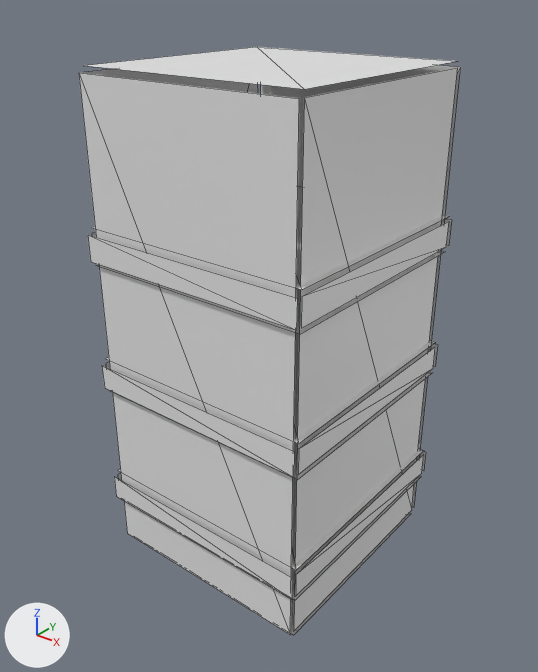
One commit to the OBJ model tools/armor_src/models/entity/tarwitch/legs_leg_l.obj: the scene before it, then after it.
Before and after are seen from a 50 mm lens placed at (0.626, -0.64, 0.826), pointed at (0.122, -0.011, 0.436). Every picture has the same lights, and +X, +Y and +Z are marked at lower left. The first picture is the older version. Mesh edges are drawn as thin lines. Where no turn or scale is listed for an object, it has been applied to the vertices.

Names of what the first picture shows: 'legs_leg_l'.
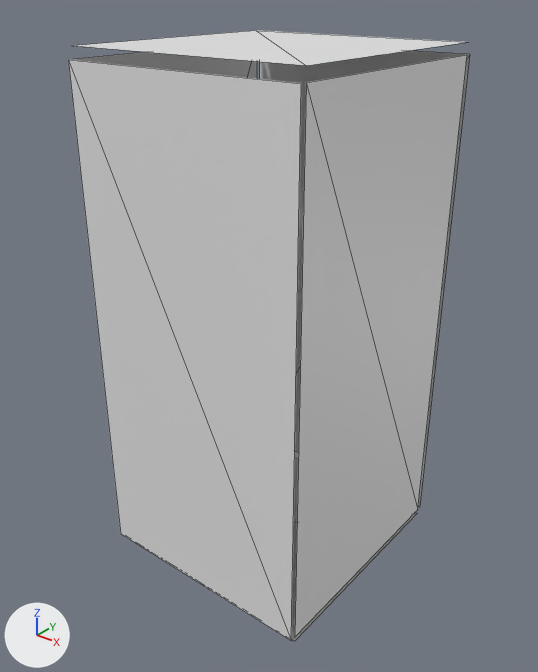
Location of each change, (x1, y1, x2, y2) in pixels of the pictures (538 x 672 px; the box of a moved part takes in the faces that stretch with it):
'legs_leg_l', reshaped: before (79, 47, 460, 635); after (68, 30, 470, 642)
part 1 of me_legs_leg_l, moved or reshaped: before (92, 186, 448, 290); after (74, 30, 465, 66)
part 2 of me_legs_leg_l, moved or reshaped: before (291, 476, 421, 601); after (291, 458, 417, 642)
part 3 of me_legs_leg_l, rebuilt: before (79, 73, 299, 634); after (68, 60, 301, 641)
part 4 of me_legs_leg_l, rebuilt: before (261, 65, 460, 508); after (260, 50, 470, 507)
part 5 of me_legs_leg_l, rebuilt: before (294, 67, 458, 631); after (295, 55, 467, 637)
part 6 of me_legs_leg_l, rebuilt: before (84, 69, 258, 93); after (73, 52, 257, 79)

Diff of the bpy script that builds the scene:
```diff
--- a/tools/armor_src/models/entity/tarwitch/legs_leg_l.obj.py
+++ b/tools/armor_src/models/entity/tarwitch/legs_leg_l.obj.py
@@ me_legs_leg_l @@
 # used by ob_legs_leg_l; location = (0.0, 0.0, 0.0)
-me_legs_leg_l.from_pydata(...)  # 96 vertices, 48 faces; spans x -0.022..0.266, y -0.15..0.15, z 0.144..0.744
+me_legs_leg_l.from_pydata(...)  # 24 vertices, 12 faces; spans x -0.022..0.266, y -0.15..0.15, z 0.144..0.762
+# me_legs_leg_l part 1: the loose piece of 4 vertices spanning x -0.022..0.266, y -0.144..0.144, z 0.575 is moved by (0.0, 0.0, 0.188)
+# me_legs_leg_l part 2: the loose piece of 4 vertices spanning x -0.022..0.266, y -0.144..0.144, z 0.206 is moved by (0.0, 0.0, -0.062)
+# me_legs_leg_l part 3: the loose piece of 4 vertices spanning x -0.016..0.259, y -0.144, z 0.15..0.738 is rebuilt with 4 vertices and now spans x -0.022..0.266, y -0.15, z 0.15..0.75
+# me_legs_leg_l part 4: the loose piece of 4 vertices spanning x -0.016..0.259, y 0.144, z 0.15..0.738 is rebuilt with 4 vertices and now spans x -0.022..0.266, y 0.15, z 0.15..0.75
+# me_legs_leg_l part 5: the loose piece of 4 vertices spanning x 0.259, y -0.137..0.138, z 0.15..0.738 is rebuilt with 4 vertices and now spans x 0.266, y -0.144..0.144, z 0.15..0.75
+# me_legs_leg_l part 6: the loose piece of 4 vertices spanning x -0.016, y -0.137..0.138, z 0.15..0.738 is rebuilt with 4 vertices and now spans x -0.022, y -0.144..0.144, z 0.15..0.75
+# other edits to the shape of me_legs_leg_l do not show in these pictures
```
